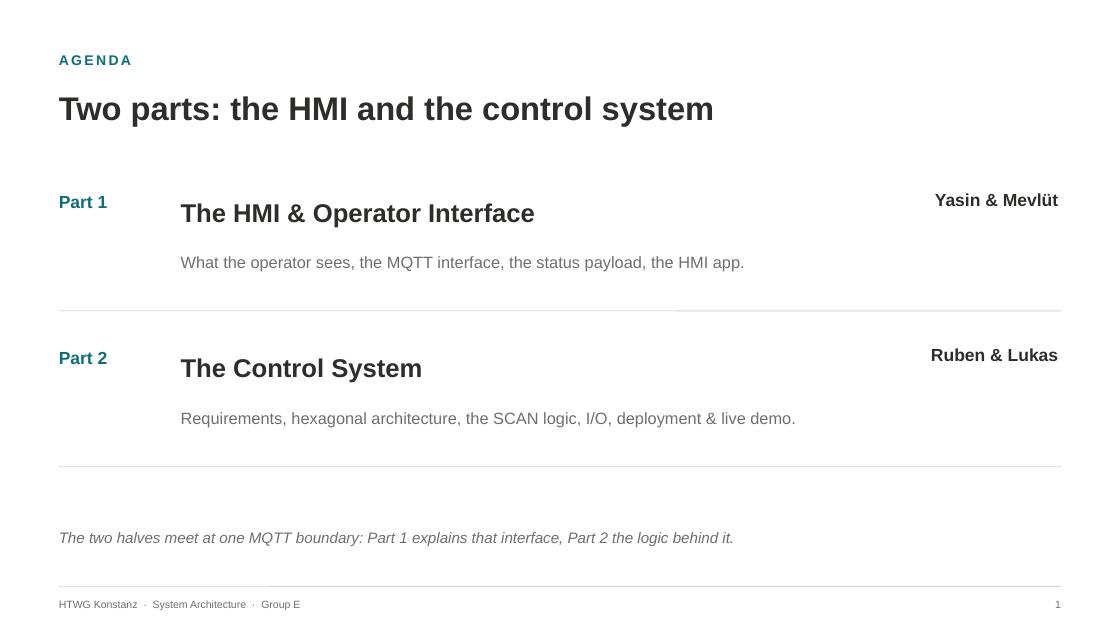
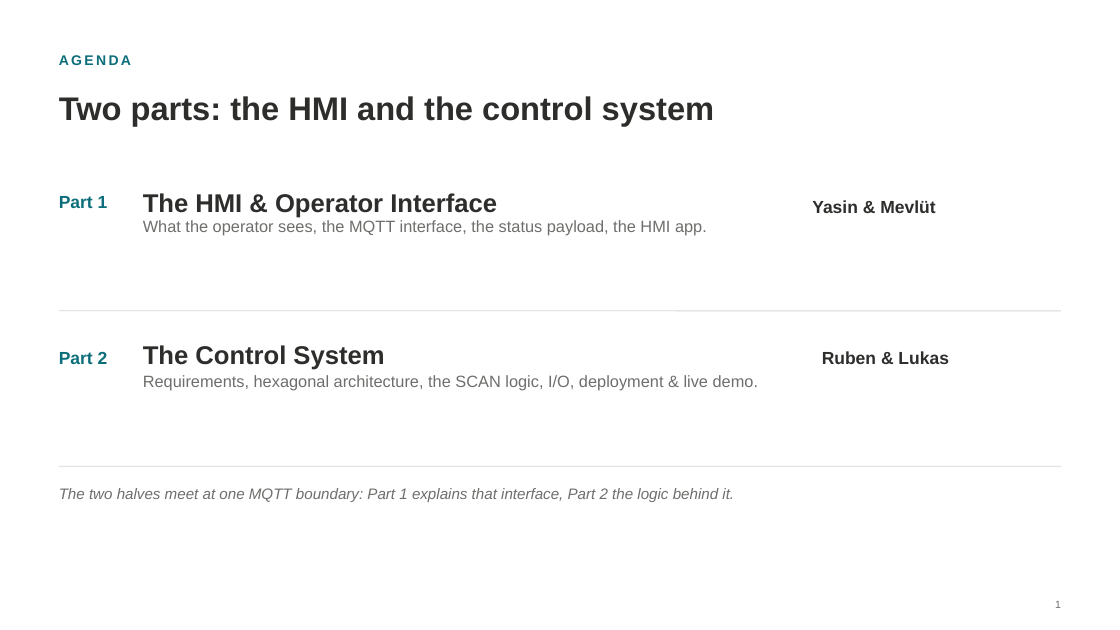
Before and after one commit to LukasRank/SysArch_FinalProjekt, a slide deck: slide 2 of Elevator_Control_Presentation_v4.pptx. Drawn at 1120x630 pixels with LibreOffice and Linux fonts; fonts in the diff are those of the drawing. Boxes give left, top, right and bottom in pixels: in the first picture for what was removed or moved away, otherwise in the second. Text is boxed around its words. In the diff, an @@ line names an element or a change of style, - is before the commit and + after.

```diff
--- a/Elevator_Control_Presentation_v4.pptx
+++ b/Elevator_Control_Presentation_v4.pptx
@@ text "The HMI & Operator Interface": place and size @@
-text "The HMI & Operator Interface" at box(181, 203, 535, 228)
+text "The HMI & Operator Interface" at box(143, 193, 497, 218)
@@ text "What the operator sees, the ...": place and size @@
-text "What the operator sees, the ..." at box(181, 256, 745, 272)
+text "What the operator sees, the ..." at box(143, 220, 707, 236)
@@ text "Yasin & Mevlüt": place and size @@
-text "Yasin & Mevlüt" at box(935, 193, 1058, 206)
+text "Yasin & Mevlüt" at box(812, 200, 935, 213)
@@ text "The Control System": place and size @@
-text "The Control System" at box(181, 358, 422, 383)
+text "The Control System" at box(143, 345, 384, 370)
@@ text "Requirements, hexagonal architecture, the SCAN ...": place and size @@
-text "Requirements, hexagonal architecture, the SCAN ..." at box(181, 412, 795, 427)
+text "Requirements, hexagonal architecture, the SCAN ..." at box(143, 375, 758, 391)
@@ text "Ruben & Lukas": place and size @@
-text "Ruben & Lukas" at box(931, 348, 1059, 361)
+text "Ruben & Lukas" at box(822, 351, 949, 364)
@@ text "The two halves meet at ...": place and size @@
-text "The two halves meet at ..." at box(59, 532, 734, 546)
+text "The two halves meet at ..." at box(59, 488, 734, 502)
@@ line removed from (59, 586) to (1061, 586) @@
@@ text removed at box(59, 600, 300, 610) @@
-HTWG Konstanz · System Architecture · Group E
```
Also in this commit, not shown: 18 other slides changed.
